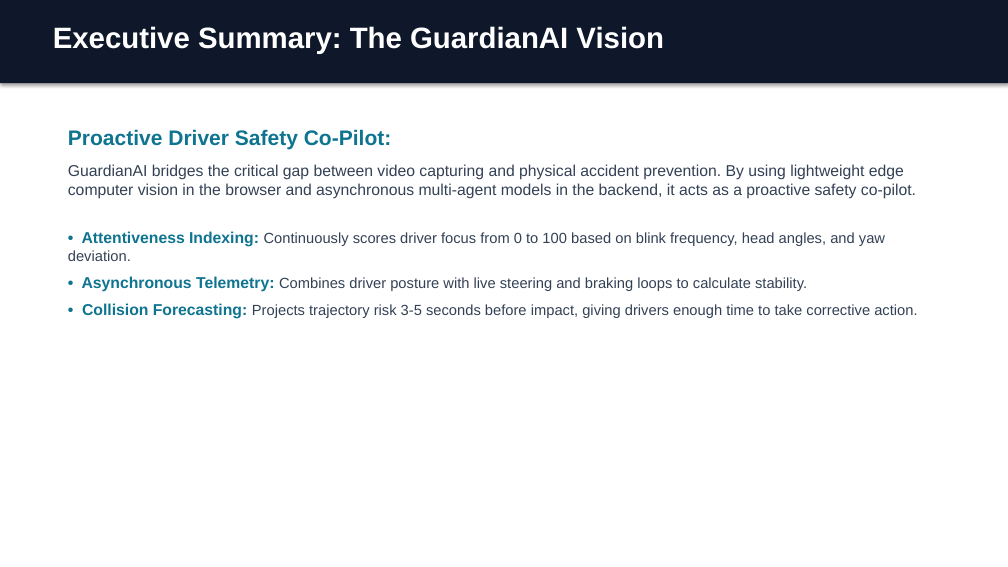
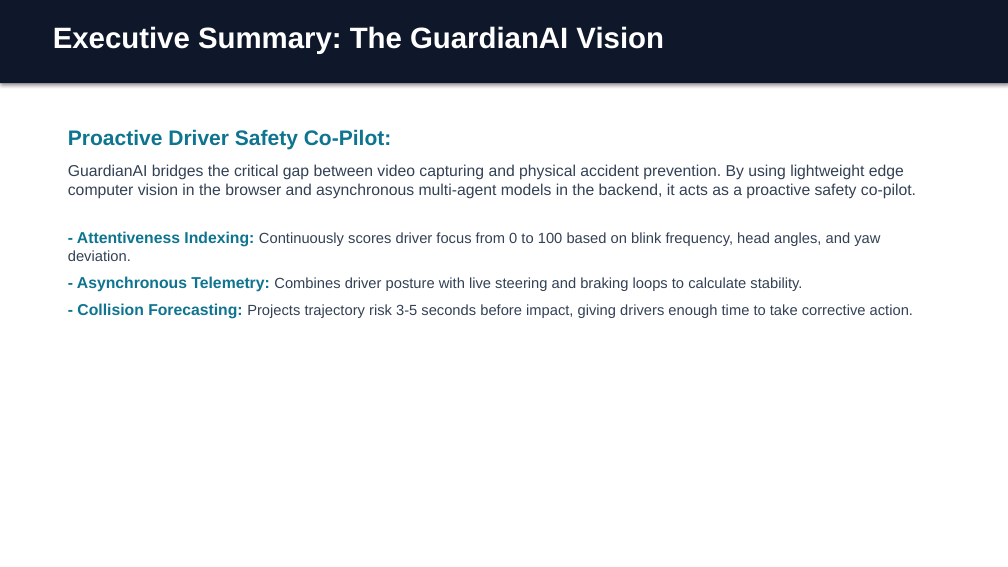
Before and after one commit to jatin1512206/guardian-ai, a slide deck: slide 3 of guardian_ai_presentation.pptx. Drawn at 1008x567 pixels with LibreOffice and Linux fonts; fonts in the diff are those of the drawing. Boxes give left, top, right and bottom in pixels: in the first picture for what was removed or moved away, otherwise in the second. Text is boxed around its words. In the diff, an @@ line names an element or a change of style, - is before the commit and + after.

```diff
--- a/guardian_ai_presentation.pptx
+++ b/guardian_ai_presentation.pptx
@@ text at bbox=[68, 231, 913, 319]: text changed @@
-• Attentiveness Indexing: Continuously scores driver focus from 0 to 100 based on blink frequency, head angles, and yaw deviation.
-• Asynchronous Telemetry: Combines driver posture with live steering and braking loops to calculate stability.
-• Collision Forecasting: Projects trajectory risk 3-5 seconds before impact, giving drivers enough time to take corrective action.
+- Attentiveness Indexing: Continuously scores driver focus from 0 to 100 based on blink frequency, head angles, and yaw deviation.
+- Asynchronous Telemetry: Combines driver posture with live steering and braking loops to calculate stability.
+- Collision Forecasting: Projects trajectory risk 3-5 seconds before impact, giving drivers enough time to take corrective action.
```
Also in this commit, not shown: 8 other slides changed, 1 other file.
